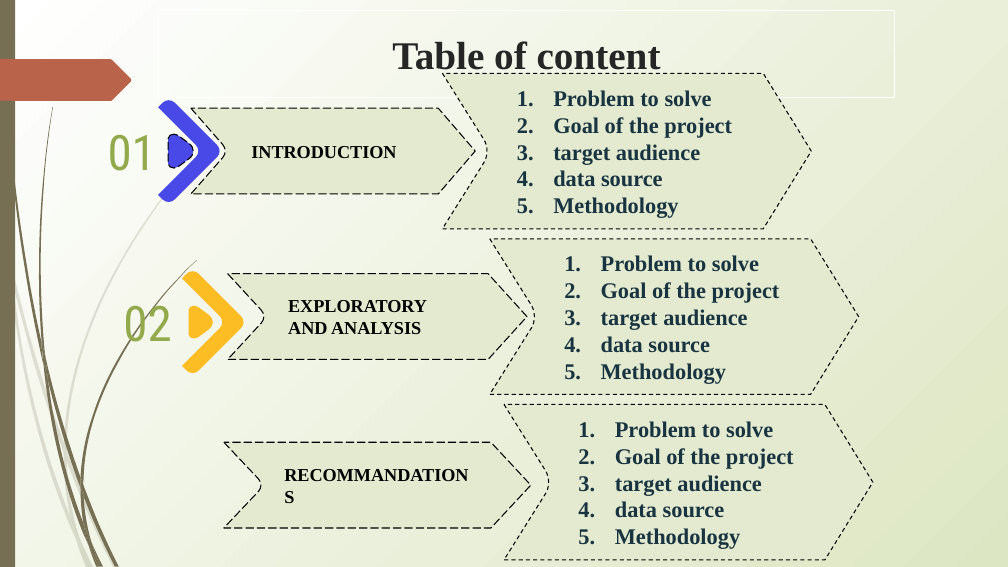
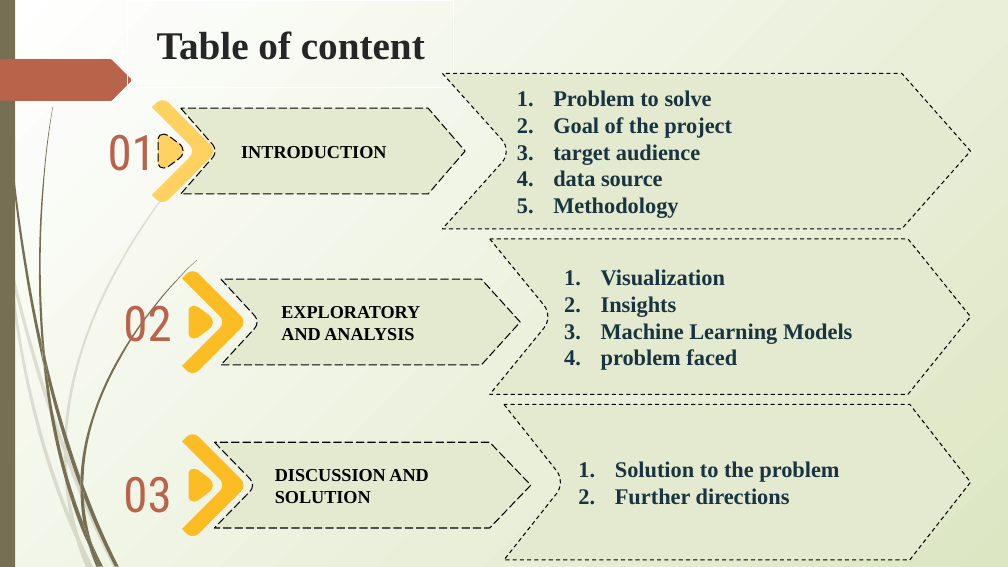
Before and after one commit to MMasson1988/Capstone-s-Project, a slide deck: slide 2 of Contraceptive Projetct.pptx. Drawn at 1008x567 pixels with LibreOffice and Linux fonts; fonts in the diff are those of the drawing. Boxes give left, top, right and bottom in pixels: in the first picture for what was removed or moved away, otherwise in the second. Text is boxed around its words. In the diff, an @@ line names an element or a change of style, - is before the commit and + after.

```diff
--- a/Contraceptive Projetct.pptx
+++ b/Contraceptive Projetct.pptx
@@ title "Table of content": place and size @@
-title "Table of content" at (158,10,895,98)
+title "Table of content" at (128,0,455,88)
@@ freeform shape "Problem to solve": place and size @@
-freeform shape "Problem to solve" at (443,74,811,229)
+freeform shape "Problem to solve" at (443,74,971,229)
@@ freeform shape: place and size @@
-freeform shape at (158,100,221,202)
+freeform shape at (152,100,215,202)
@@ freeform shape at (152,100,215,202): fill #4949E7 to #FFD161 @@
@@ freeform shape "INTRODUCTION": place and size @@
-freeform shape "INTRODUCTION" at (191,108,475,194)
+freeform shape "INTRODUCTION" at (180,108,465,194)
@@ text "01" at (108,134,156,171): text colour #92AA4C to #B9634B @@
@@ freeform shape: place and size @@
-freeform shape at (168,134,195,168)
+freeform shape at (158,134,184,168)
@@ freeform shape at (158,134,184,168): fill #4949E7 to #FFD161 @@
@@ freeform shape removed at (490,239,859,394) @@
-1. Problem to solve
-2. Goal of the project
-3. target audience
-4. data source
-5. Methodology
@@ freeform shape added at (490,239,971,394), fill #E3EACF, outline #000000 0.75 pt dashed, 16 pt, text #193441, bold @@
+1. Visualization
+2. Insights
+3. Machine Learning Models
+4. problem faced
@@ text "02" at (123,296,171,353): text colour #92AA4C to #B9634B @@
@@ freeform shape "EXPLORATORY AND ANALYSIS": place and size @@
-freeform shape "EXPLORATORY AND ANALYSIS" at (228,274,527,360)
+freeform shape "EXPLORATORY AND ANALYSIS" at (221,279,520,365)
@@ freeform shape removed at (504,404,873,559) @@
-1. Problem to solve
-2. Goal of the project
-3. target audience
-4. data source
-5. Methodology
@@ freeform shape added at (504,404,971,559), fill #E3EACF, outline #000000 0.75 pt dashed, 16 pt, text #193441, bold @@
+1. Solution to the problem
+2. Further directions
@@ freeform shape added at (182,434,245,536), fill #FCBD24 @@
@@ freeform shape "DISCUSSION AND SOLUTION": place and size @@
-freeform shape "DISCUSSION AND SOLUTION" at (224,443,531,528)
+freeform shape "DISCUSSION AND SOLUTION" at (215,443,531,528)
@@ text added at (123,476,171,513), 35 pt, text #B9634B @@
+03
@@ freeform shape added at (188,469,215,502), fill #FCBD24 @@
@@ text in freeform shape at (275,469,428,503): text changed @@
-RECOMMANDATIONS
+DISCUSSION AND SOLUTION
```
Also in this commit, not shown: 24 other slides changed, 4 slides added.
